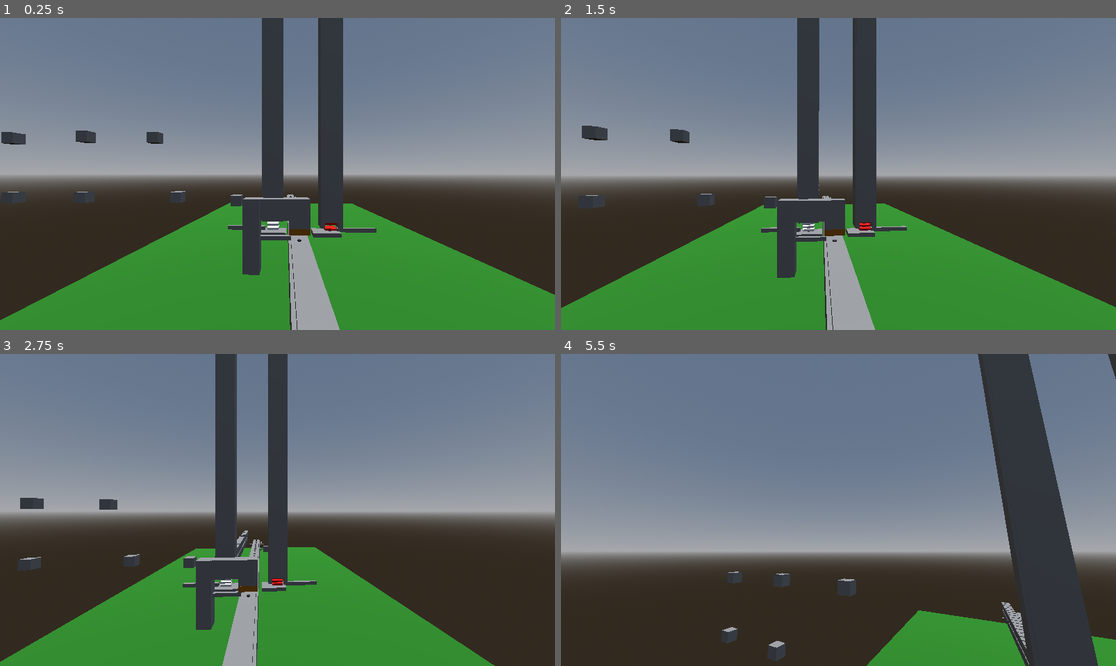
Above: before the commit, frames 1-4 (two rows, left to right).
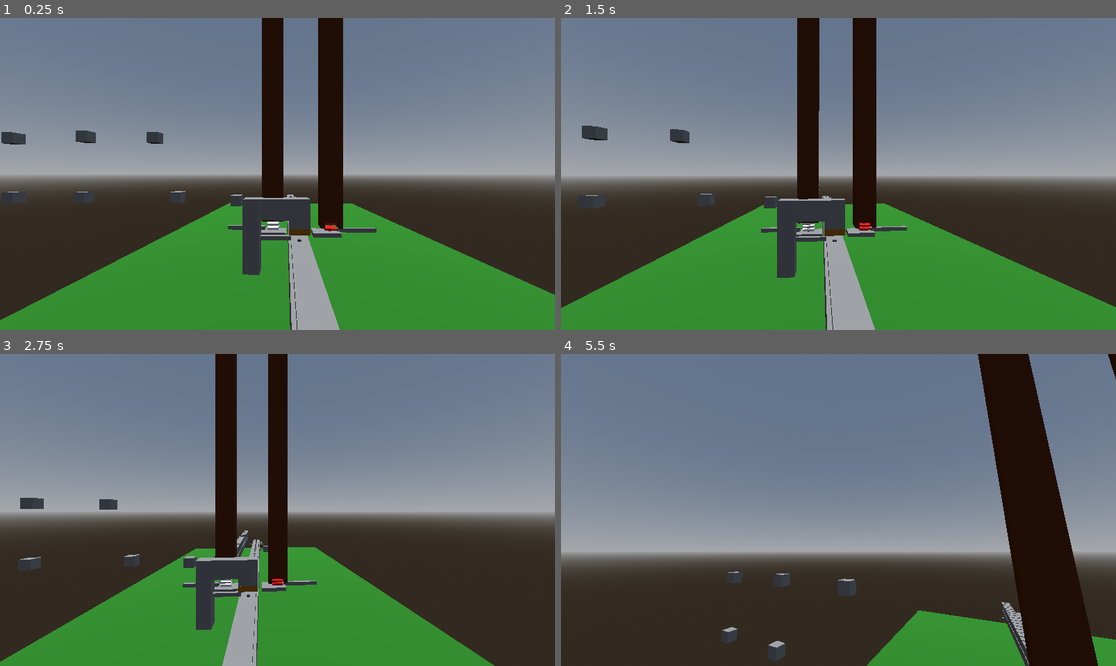
Above: after the commit, the same moments.

Repository: Garcia-IGC/maquina-de-turing
Game: Godot game, scene res://src/escenas/mapa.tscn
Two runs of this game, one before a commit and one after it. Both use one fixed random seed, a clock stepped at 60 frames per second and the inputs below.
Inputs (mouse positions are in pixels of both pictures, inside the frame that each line leads up to):
- Up to frame 1 (0.25 s): no input
- Up to frame 2 (1.5 s): tap Enter at 0.5 s; move the mouse to (866, 174) at 0.52 s; hold W 0.53-1.28 s; tap Alt at 0.6 s; click (866, 174) at 0.67 s; move the mouse to (727, 189) at 1.27 s; hold S from 1.28 s (still down); tap Shift at 1.35 s
- Up to frame 3 (2.75 s): move the mouse to (333, 441) at 2.02 s; release S at 2.03 s; hold D from 2.03 s (still down); hold E from 2.03 s (still down)
- Up to frame 4 (5.5 s): move the mouse to (810, 572) at 2.77 s; release D at 2.78 s; release E at 2.78 s; hold W 2.78-3.53 s; tap Q at 2.85 s; click (810, 572) at 2.92 s; move the mouse to (1005, 556) at 3.52 s; hold A 3.53-4.28 s; tap Alt at 3.6 s; move the mouse to (794, 506) at 4.27 s; hold W from 4.28 s (still down); tap Shift at 4.35 s; move the mouse to (844, 510) at 5.02 s; hold E from 5.03 s (still down); click (844, 510) at 5.17 s

The runs differ from the first frame. In frame 1, 5.3% of the frame differs, in the area x 47-62%, y 0-68%; in frame 2, 5.1%; in frame 3, 5.1%; in frame 4, 11%, in the area x 75-100%, y 0-100%.

Commit message:
Cambio de color
cambio de color en las cajas

Diff:
--- a/src/escenas/cajas_de_piezas.tscn
+++ b/src/escenas/cajas_de_piezas.tscn
@@ -12,14 +12,26 @@
 [sub_resource type="BoxMesh" id="BoxMesh_o67g8"]
 size = Vector3(0.1, 5.4, 0.5)
 
+[sub_resource type="StandardMaterial3D" id="StandardMaterial3D_t1gxc"]
+albedo_color = Color(0.40392157, 0.1764706, 0, 1)
+
 [sub_resource type="ConvexPolygonShape3D" id="ConvexPolygonShape3D_y3wf7"]
 points = PackedVector3Array(0.05, 2.7, 0.65, -0.05, 2.7, 0.65, 0.05, -2.7, 0.65, 0.05, 2.7, -0.65, -0.05, 2.7, -0.65, -0.05, -2.7, 0.65, 0.05, -2.7, -0.65, -0.05, -2.7, -0.65)
 
+[sub_resource type="StandardMaterial3D" id="StandardMaterial3D_sri6a"]
+albedo_color = Color(0.40392157, 0.1764706, 0, 1)
+
 [sub_resource type="ConvexPolygonShape3D" id="ConvexPolygonShape3D_o67g8"]
 points = PackedVector3Array(0.05, 2.7, 0.65, -0.05, 2.7, 0.65, 0.05, -2.7, 0.65, 0.05, 2.7, -0.65, -0.05, 2.7, -0.65, -0.05, -2.7, 0.65, 0.05, -2.7, -0.65, -0.05, -2.7, -0.65)
 
+[sub_resource type="StandardMaterial3D" id="StandardMaterial3D_y3wf7"]
+albedo_color = Color(0.40392157, 0.1764706, 0, 1)
+
 [sub_resource type="ConvexPolygonShape3D" id="ConvexPolygonShape3D_780xe"]
 points = PackedVector3Array(0.05, 2.7, 0.65, -0.05, 2.7, 0.65, 0.05, -2.7, 0.65, 0.05, 2.7, -0.65, -0.05, 2.7, -0.65, -0.05, -2.7, 0.65, 0.05, -2.7, -0.65, -0.05, -2.7, -0.65)
+
+[sub_resource type="StandardMaterial3D" id="StandardMaterial3D_g0uy4"]
+albedo_color = Color(0.40392157, 0.1764706, 0, 1)
 
 [sub_resource type="ConvexPolygonShape3D" id="ConvexPolygonShape3D_t1gxc"]
 points = PackedVector3Array(0.05, 2.7, 0.65, -0.05, 2.7, 0.65, 0.05, -2.7, 0.65, 0.05, 2.7, -0.65, -0.05, 2.7, -0.65, -0.05, -2.7, 0.65, 0.05, -2.7, -0.65, -0.05, -2.7, -0.65)
@@ -30,11 +42,20 @@
 [sub_resource type="ConvexPolygonShape3D" id="ConvexPolygonShape3D_sri6a"]
 points = PackedVector3Array(0.05, 2.7, 0.65, -0.05, 2.7, 0.65, 0.05, -2.7, 0.65, 0.05, 2.7, -0.65, -0.05, 2.7, -0.65, -0.05, -2.7, 0.65, 0.05, -2.7, -0.65, -0.05, -2.7, -0.65)
 
+[sub_resource type="StandardMaterial3D" id="StandardMaterial3D_axyfe"]
+albedo_color = Color(0.40547463, 0.17788792, 7.2196127e-07, 1)
+
 [sub_resource type="ConvexPolygonShape3D" id="ConvexPolygonShape3D_g0uy4"]
 points = PackedVector3Array(0.05, 2.7, 0.65, -0.05, 2.7, 0.65, 0.05, -2.7, 0.65, 0.05, 2.7, -0.65, -0.05, 2.7, -0.65, -0.05, -2.7, 0.65, 0.05, -2.7, -0.65, -0.05, -2.7, -0.65)
 
+[sub_resource type="StandardMaterial3D" id="StandardMaterial3D_o67g8"]
+albedo_color = Color(0.40392157, 0.1764706, 0, 1)
+
 [sub_resource type="ConvexPolygonShape3D" id="ConvexPolygonShape3D_mvoyr"]
 points = PackedVector3Array(0.05, 2.7, 0.65, -0.05, 2.7, 0.65, 0.05, -2.7, 0.65, 0.05, 2.7, -0.65, -0.05, 2.7, -0.65, -0.05, -2.7, 0.65, 0.05, -2.7, -0.65, -0.05, -2.7, -0.65)
+
+[sub_resource type="StandardMaterial3D" id="StandardMaterial3D_780xe"]
+albedo_color = Color(0.40392157, 0.1764706, 0, 1)
 
 [sub_resource type="ConvexPolygonShape3D" id="ConvexPolygonShape3D_26oiy"]
 points = PackedVector3Array(0.05, 2.7, 0.65, -0.05, 2.7, 0.65, 0.05, -2.7, 0.65, 0.05, 2.7, -0.65, -0.05, 2.7, -0.65, -0.05, -2.7, 0.65, 0.05, -2.7, -0.65, -0.05, -2.7, -0.65)
@@ -59,6 +80,7 @@
 transform = Transform3D(1, 0, 0, 0, 1.7319958, 0, 0, 0, 1, -0.21252418, 5.001811, -0.0313026)
 mesh = SubResource("BoxMesh_o67g8")
 skeleton = NodePath("")
+surface_material_override/0 = SubResource("StandardMaterial3D_t1gxc")
 
 [node name="StaticBody3D" type="StaticBody3D" parent="CajaRojas/MeshInstance3D2"]
 collision_layer = 3
@@ -73,6 +95,7 @@
 transform = Transform3D(1, 0, 0, 0, 1.7319958, 0, 0, 0, 1, 0.2224428, 5.001811, -0.017886817)
 mesh = SubResource("BoxMesh_o67g8")
 skeleton = NodePath("")
+surface_material_override/0 = SubResource("StandardMaterial3D_sri6a")
 
 [node name="StaticBody3D" type="StaticBody3D" parent="CajaRojas/MeshInstance3D6"]
 collision_layer = 3
@@ -86,6 +109,7 @@
 transform = Transform3D(-4.371139e-08, 0, 1, 0, 1.7319958, 0, -1, 0, -4.371139e-08, 0, 4.847, -0.238)
 mesh = SubResource("BoxMesh_o67g8")
 skeleton = NodePath("")
+surface_material_override/0 = SubResource("StandardMaterial3D_y3wf7")
 
 [node name="StaticBody3D" type="StaticBody3D" parent="CajaRojas/MeshInstance3D8"]
 collision_layer = 3
@@ -98,6 +122,7 @@
 transform = Transform3D(-4.3711385e-08, 0, 1, 0, 1.7319958, 0, -1, 0, -4.3711385e-08, 0, 4.847, 0.208)
 mesh = SubResource("BoxMesh_o67g8")
 skeleton = NodePath("")
+surface_material_override/0 = SubResource("StandardMaterial3D_g0uy4")
 
 [node name="StaticBody3D" type="StaticBody3D" parent="CajaRojas/MeshInstance3D7"]
 collision_layer = 3
@@ -175,6 +200,7 @@
 transform = Transform3D(1, 0, 0, 0, 1.7589515, 0, 0, 0, 1, 0.2256543, 5.086611, 3.2686803)
 mesh = SubResource("BoxMesh_o67g8")
 skeleton = NodePath("")
+surface_material_override/0 = SubResource("StandardMaterial3D_axyfe")
 
 [node name="StaticBody3D" type="StaticBody3D" parent="CajaBlancas/MeshInstance3D6"]
 collision_layer = 3
@@ -188,6 +214,7 @@
 transform = Transform3D(-4.371139e-08, 0, 1, 0, 1.7589515, 0, -1, 0, -4.371139e-08, 0, 5.086611, 3.0634737)
 mesh = SubResource("BoxMesh_o67g8")
 skeleton = NodePath("")
+surface_material_override/0 = SubResource("StandardMaterial3D_o67g8")
 
 [node name="StaticBody3D" type="StaticBody3D" parent="CajaBlancas/MeshInstance3D8"]
 collision_layer = 3
@@ -200,6 +227,7 @@
 transform = Transform3D(-4.371139e-08, 0, 1, 0, 1.7589515, 0, -1, 0, -4.371139e-08, 0, 5.086611, 3.510528)
 mesh = SubResource("BoxMesh_o67g8")
 skeleton = NodePath("")
+surface_material_override/0 = SubResource("StandardMaterial3D_780xe")
 
 [node name="StaticBody3D" type="StaticBody3D" parent="CajaBlancas/MeshInstance3D7"]
 collision_layer = 3
Not shown: 1 places in src/escenas/cajas_de_piezas.tscn that only renumber resources
